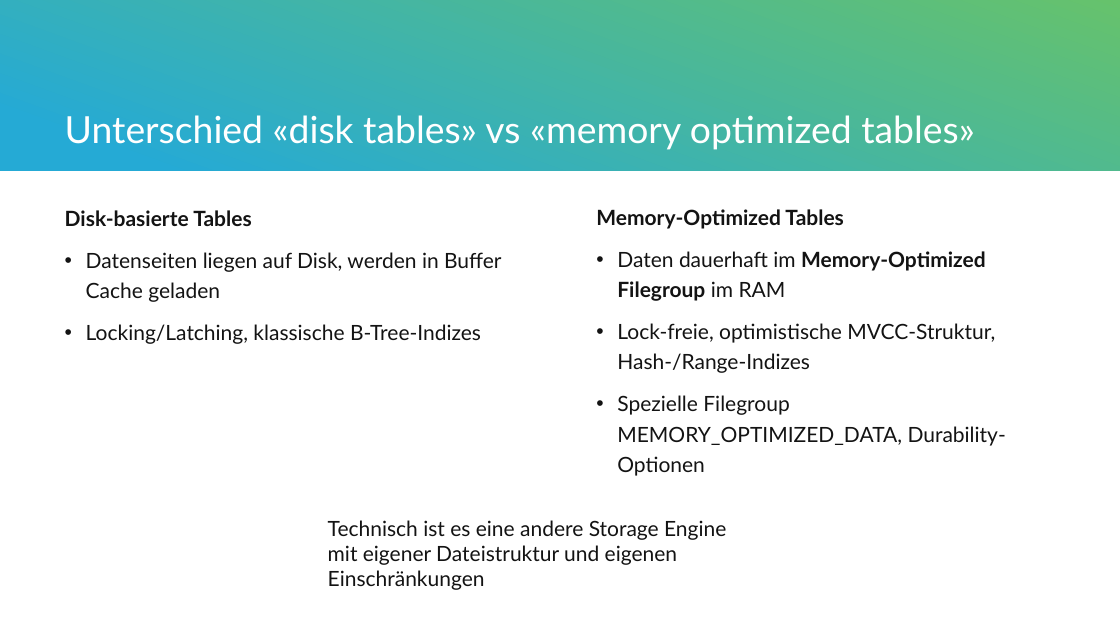
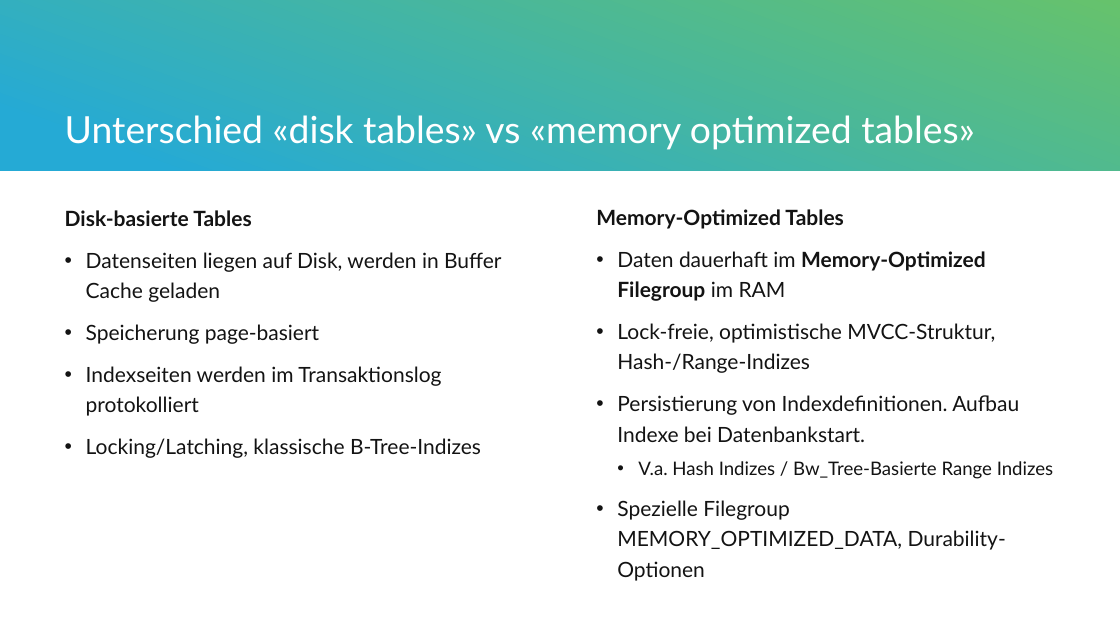
Before and after one commit to vjaeggi/MemoryOptimizedTables_SQL, a slide deck: slide 4 of presentation/MemoryOptimizedTables_SQLDatenbanken.pptx. Drawn at 1120x630 pixels with LibreOffice and Linux fonts; fonts in the diff are those of the drawing. Boxes give left, top, right and bottom in pixels: in the first picture for what was removed or moved away, otherwise in the second. Text is boxed around its words. In the diff, an @@ line names an element or a change of style, - is before the commit and + after.

```diff
--- a/presentation/MemoryOptimizedTables_SQLDatenbanken.pptx
+++ b/presentation/MemoryOptimizedTables_SQLDatenbanken.pptx
@@ text at <box>86,324,441,416</box>: paragraphs added @@
+• Speicherung page-basiert
+• Indexseiten werden im Transaktionslog protokolliert
@@ text at <box>617,395,1053,479</box>: paragraphs added @@
+• Persistierung von Indexdefinitionen. Aufbau Indexe bei Datenbankstart.
+  • V.a. Hash Indizes / Bw_Tree-Basierte Range Indizes
@@ text removed at <box>328,520,726,590</box> @@
-Technisch ist es eine andere Storage Engine mit eigener Dateistruktur und eigenen Einschränkungen
```
Also in this commit, not shown: 1 other slide changed, 1 other file.
